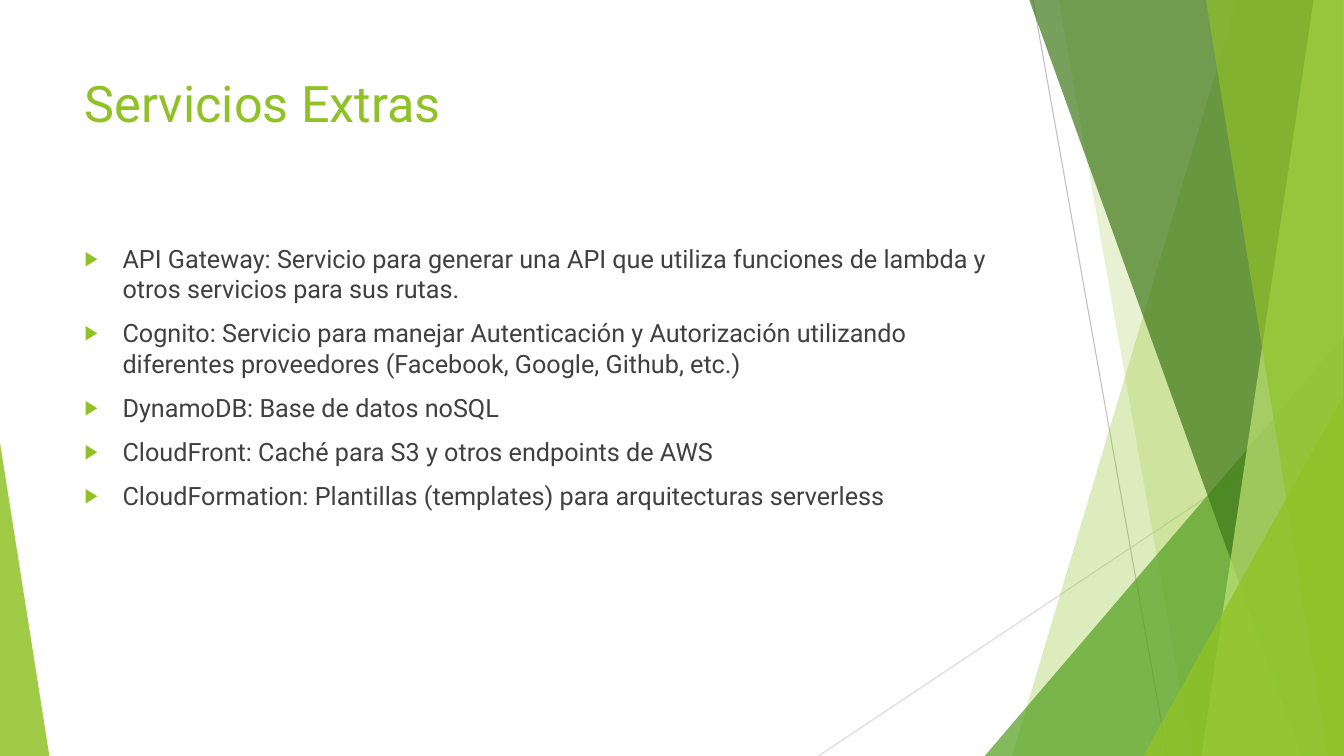
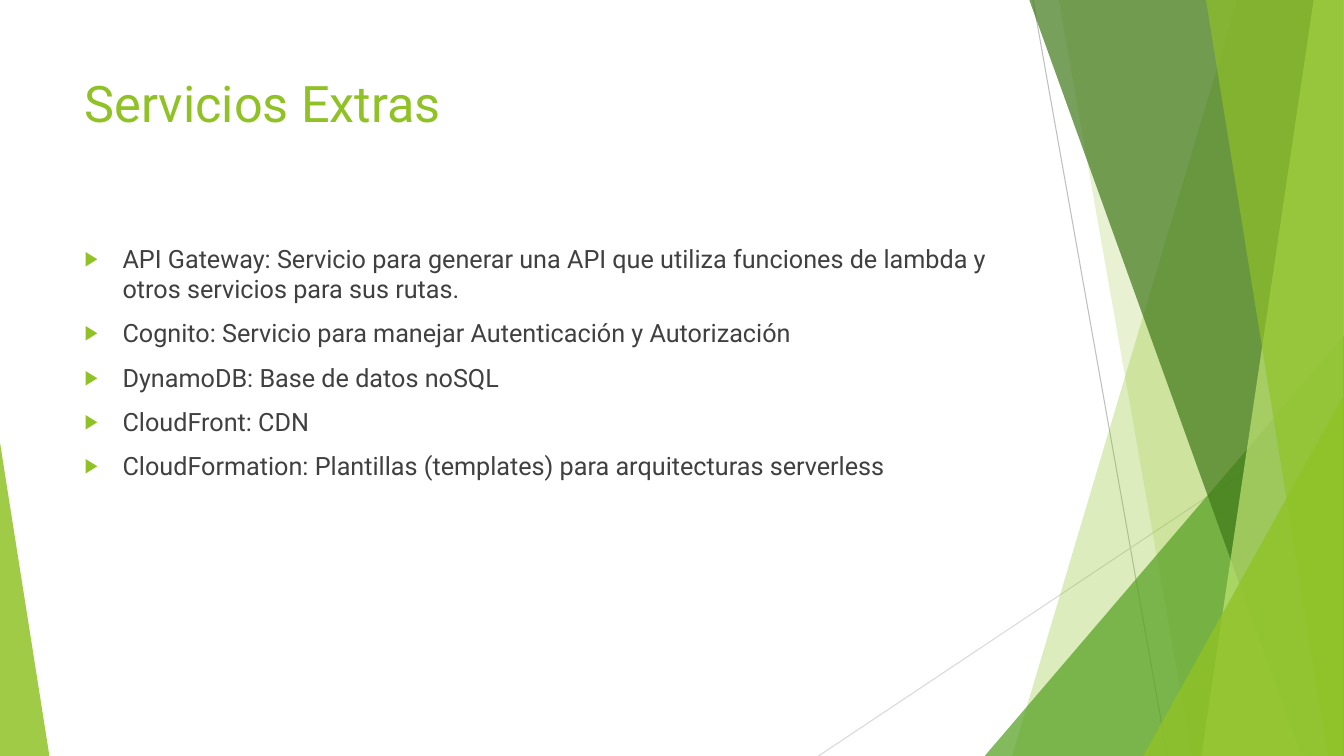
Before and after one commit to alanzam/AWS-Serverless, a slide deck: slide 21 of serverless.pptx (slide 19 before the commit). Drawn at 1344x756 pixels with LibreOffice and Linux fonts; fonts in the diff are those of the drawing. Boxes give left, top, right and bottom in pixels: in the first picture for what was removed or moved away, otherwise in the second. Text is boxed around its words. In the diff, an @@ line names an element or a change of style, - is before the commit and + after.

Commit message:
update ppt

```diff
--- a/serverless.pptx
+++ b/serverless.pptx
@@ text at box(123, 323, 791, 348): text changed @@
-▶ Cognito: Servicio para manejar Autenticación y Autorización utilizando diferentes proveedores (Facebook, Google, Github, etc.)
+▶ Cognito: Servicio para manejar Autenticación y Autorización
@@ text at box(123, 412, 309, 432): text changed @@
-▶ CloudFront: Caché para S3 y otros endpoints de AWS
+▶ CloudFront: CDN
```
Also in this commit, not shown: 3 other slides changed, 1 slide added.
